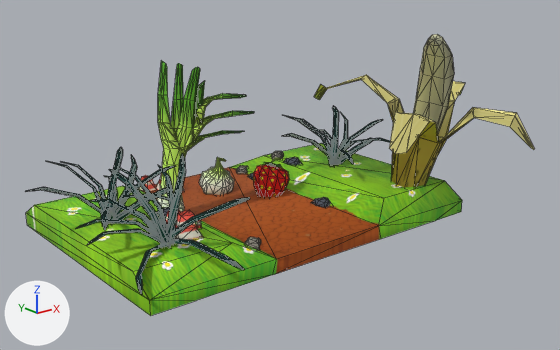
One commit to the FBX model Assets/Meshes/Mesh_opérationnel/D_block_02.FBX: the scene before it, then after it.
Rendered twice from a camera (50 mm lens) standing at (-10.75, -14.67, 6.47) and looking at (0.28, -0.88, 0.95). The axes (+X, +Y, +Z) are drawn at lower left. The lights are the same throughout. Mesh edges are drawn as thin lines. Where no turn or scale is listed for an object, it has been applied to the vertices. Vertices at the same position are counted once.

The older version as bpy lines, for what is in view:
```python
me_mesh = bpy.data.meshes.new('Mesh')
me_mesh.from_pydata(...)  # 1936 vertices, 3081 faces; spans x -5.38..6.77, y -4.48..3.0, z -0.34..4.23
# faces by material slot: [2947, 42, 92]
me_mesh.materials.append(mat_material__25)  # picture img_atlasbase_tga
me_mesh.materials.append(mat_material__26)  # picture img_sol_2_v2_png
me_mesh.materials.append(mat_lardonlambert3sg)  # picture img_atlasbase_psd
ob_biome_02 = bpy.data.objects.new('biome_02', me_mesh)
ob_biome_02.location = (0.0, 0.0, 0.0)
```
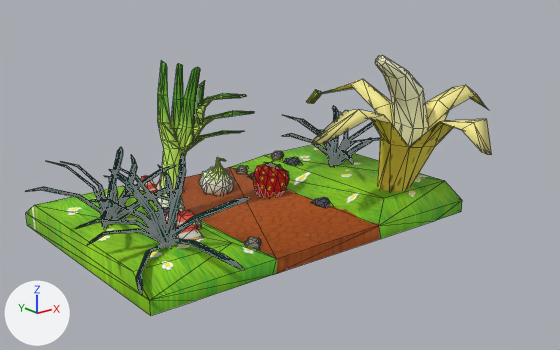
Pixel boxes [x1, y1, x2, y2] of what changed, in the pictures (560 x 350 px):
'biome_02', reshaped (8% narrower, 7% shorter): before [25, 34, 534, 316]; after [25, 55, 492, 316]
part 1 of me_mesh, rebuilt (15% narrower): before [314, 75, 534, 187]; after [306, 79, 492, 191]
part 2 of me_mesh, added (beige): after [375, 55, 429, 146]
part 3 of me_mesh, deleted (yellow): before [413, 34, 454, 132]

The edits, one by one:
Material 'Material #25.001' (mat_material__25_001) is new.
Its texture is img_atlasbase_tga.
Its roughness is 0.859.
me_mesh is used by ob_biome_02; location (0.0, 0.0, 0.0).
me_mesh had 1936 vertices, 3081 faces and spanned x -5.38..6.77, y -4.48..3.0, z -0.34..4.23.
me_mesh now has 1936 vertices, 3065 faces and spans x -5.38..6.27, y -4.63..3.0, z -0.34..3.71.
me_mesh part 1: the loose piece of 82 vertices spanning x 1.28..6.77, y -4.48..-0.15, z 0.04..2.99 is rebuilt with 82 vertices and now spans x 0.3..6.27, y -4.63..0.64, z 0.02..2.82, in mat_material__25_001 (picture img_atlasbase_tga).
me_mesh part 2: a new loose piece of 41 vertices spanning x 2.31..4.06, y -2.33..-1.47, z 0.6..3.71, in mat_material__25_001 (picture img_atlasbase_tga).
Part 3, on me_mesh:
41 vertices are removed from x 3.12..4.71, y -3.03..-1.56, z 1.07..4.23.
72 faces are deleted.
me_mesh now uses material mat_material__25_001 (picture img_atlasbase_tga).
